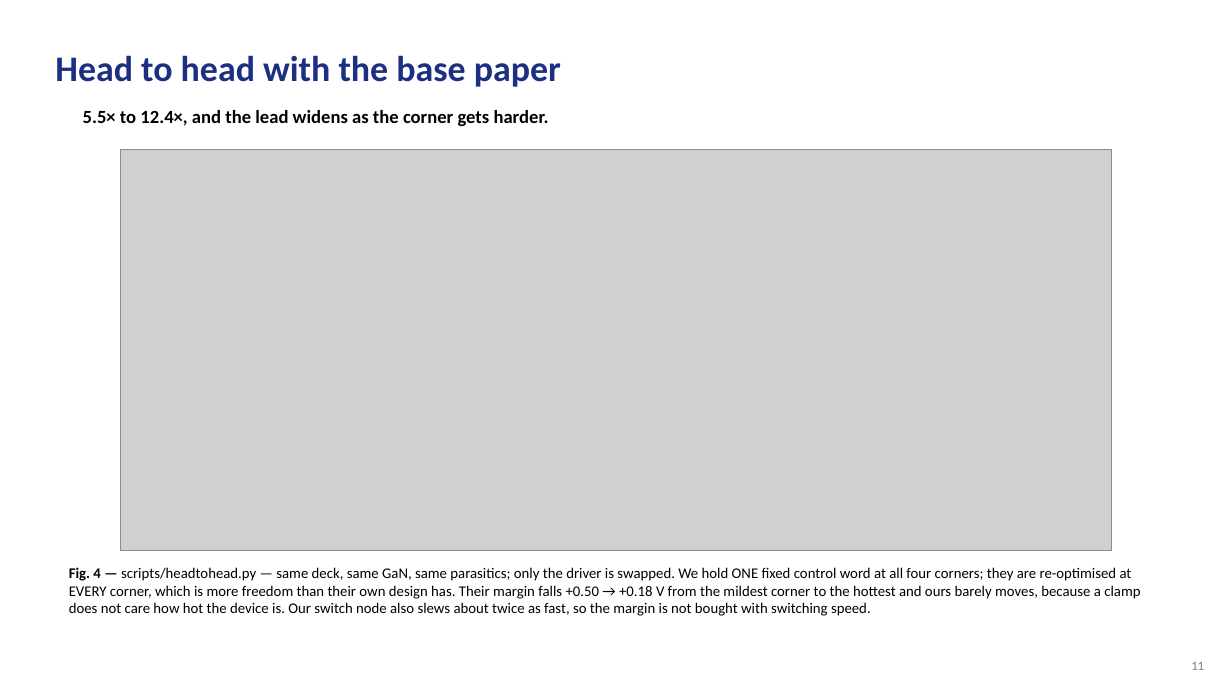
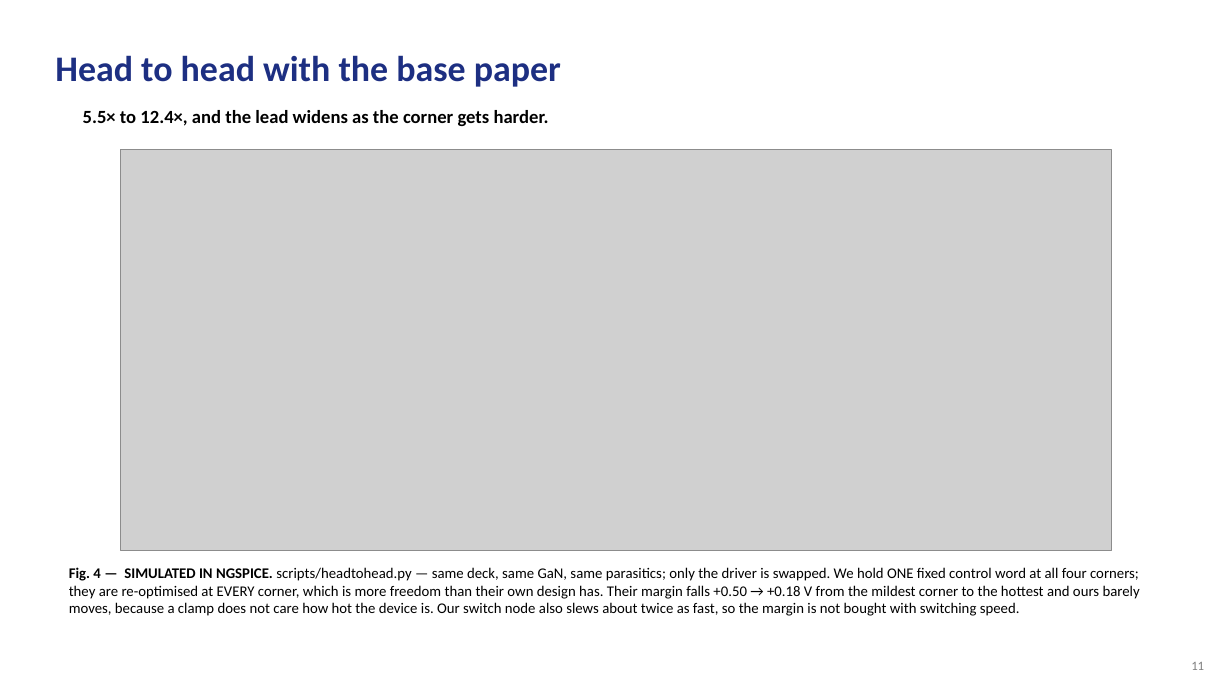
Before and after one commit to Amritha902/gan-driver, a slide deck: slide 11 of review/GaN_Review1_BACKUP.pptx. Drawn at 1232x693 pixels with LibreOffice and Linux fonts; fonts in the diff are those of the drawing; grey boxes stand for pictures. Boxes give left, top, right and bottom in pixels: in the first picture for what was removed or moved away, otherwise in the second. Text is boxed around its words. In the diff, an @@ line names an element or a change of style, - is before the commit and + after.

```diff
--- a/review/GaN_Review1_BACKUP.pptx
+++ b/review/GaN_Review1_BACKUP.pptx
@@ text at [69,567,1140,616]: text changed @@
-Fig. 4 — scripts/headtohead.py — same deck, same GaN, same parasitics; only the driver is swapped. We hold ONE fixed control word at all four corners; they are re-optimised at EVERY corner, which is more freedom than their own design has. Their margin falls +0.50 → +0.18 V from the mildest corner to the hottest and ours barely moves, because a clamp does not care how hot the device is. Our switch node also slews about twice as fast, so the margin is not bought with switching speed.
+Fig. 4 — SIMULATED IN NGSPICE. scripts/headtohead.py — same deck, same GaN, same parasitics; only the driver is swapped. We hold ONE fixed control word at all four corners; they are re-optimised at EVERY corner, which is more freedom than their own design has. Their margin falls +0.50 → +0.18 V from the mildest corner to the hottest and ours barely moves, because a clamp does not care how hot the device is. Our switch node also slews about twice as fast, so the margin is not bought with switching speed.
```
Also in this commit, not shown: 25 other slides changed, 3 other files.
